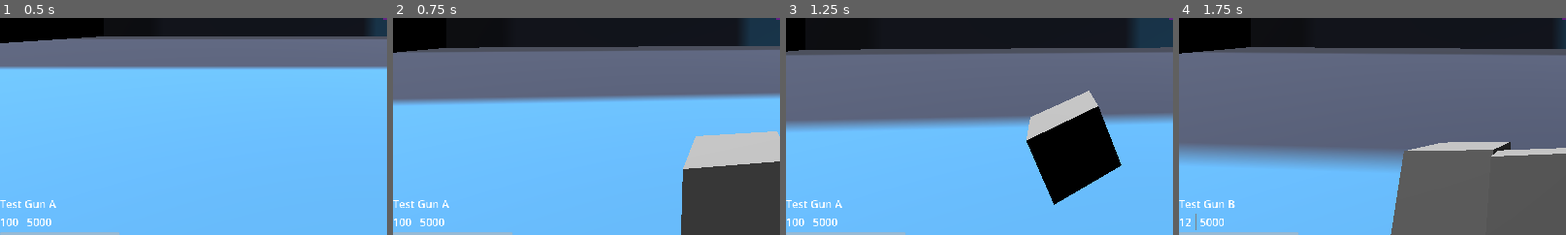
Above: before the commit, frames 1-4 (left to right).
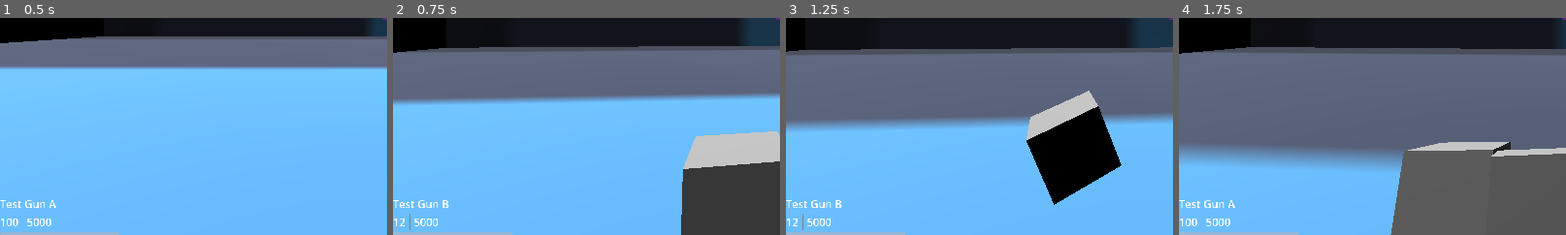
Above: after the commit, the same moments.

Repository: mabanana/FPS-Project-A
Game: Godot game, scene res://test_scene.tscn
Two runs of this game, one before a commit and one after it. Both use one fixed random seed, a clock stepped at 60 frames per second and the inputs below. The engine's default icon, where the game draws it, is replaced by a stand-in: a white triangle on a blue panel in a dark square.
Inputs (mouse positions are % of the whole screen's width and height, from its top left):
- Up to frame 1 (0.5 s): no input
- Up to frame 2 (0.75 s): tap Enter (ui_accept) at 0.5 s; move the mouse to (55, 50) at 0.52 s; hold Up (ui_up) from 0.53 s (still down); hold Q (drop_equip) from 0.53 s (still down)
- Up to frame 3 (1.25 s): keep holding Up (ui_up); keep holding Q (drop_equip); tap Enter (ui_accept) at 0.77 s; tap E (interact) at 0.8 s
- Up to frame 4 (1.75 s): keep holding Up (ui_up); move the mouse to (45, 50) at 1.27 s; release Q (drop_equip) at 1.28 s; tap E (interact) at 1.35 s; tap Enter (ui_accept) at 1.52 s; tap Q (drop_equip) at 1.55 s
The pictures show only the part of the screen within x 0-50%, y 50-100%; the shares and areas given below are measured in that part.

Frame 1 is identical in both runs. In frame 2, 0.2% of the frame differs, in the area x 1-15%, y 83-98%; in frame 3, 0.2%; in frame 4, 0.2%.

Commit message:
Move gun logic to gun_slot

Diff:
--- a/gun_slot.gd
+++ b/gun_slot.gd
@@ -41,14 +41,14 @@
 
 func finish_reload():
 	var new_mag = min(core.inventory.ammo, core.inventory.active_gun.metadata.mag_size)
-	set_ammo(core.inventory.ammo - new_mag + core.inventory.active_gun.mag_curr)
-	set_reload(false)
+	_set_ammo(core.inventory.ammo - new_mag + core.inventory.active_gun.mag_curr)
+	_set_reload(false)
 	_update_ammo(new_mag)
 
 func reload():
 	if not core.inventory.active_gun or core.inventory.active_gun.metadata.mag_size == core.inventory.active_gun.mag_curr:
 		return
-	set_reload(true)
+	_set_reload(true)
 	reload_cd = UNIT * core.inventory.active_gun.metadata.reload_time
 
 func shoot():
@@ -66,18 +66,25 @@
 		if result.collider.has_method("take_damage"):
 			result.collider.take_damage(core.inventory.active_gun.metadata.damage_floor, core.inventory.active_gun.metadata.damage_ceiling, character, result.position)
 
+func pickup_gun(gun):
+	_add_to_guns(gun)
+
 func drop_gun():
 	if not core.inventory.active_gun:
 		return
 	var new_dropped_gun = dropped_gun.instantiate()
 	new_dropped_gun.gun_model = core.inventory.active_gun
 	_remove_active_gun()
+	cycle_next_active_gun()
 	var throw_vector = inaccuratize_vector(-character.camera.get_global_transform().basis.z.normalized(), THROW_ACCURACY)
 	new_dropped_gun.position = character.position + throw_vector
 	new_dropped_gun.linear_velocity = throw_vector * THROW_FORCE / new_dropped_gun.mass
 	new_dropped_gun.angular_velocity = throw_vector.cross(Vector3.UP) * THROW_FORCE / new_dropped_gun.mass
 	scene_entities.add_child(new_dropped_gun)
-	set_reload(false)
+
+func cycle_next_active_gun():
+	_set_active_gun(core.inventory.active_gun_index + 1)
+	_set_reload(false)
 	shoot_cd = false
 	trigger = false
 
@@ -106,13 +113,13 @@
 
 # MARK: - Actions
 
-func _add_active_gun(gun_model: GunModel) -> void:
-	core.inventory.guns.insert(0, gun_model)
+func _add_to_guns(gun_model: GunModel) -> void:
+	core.inventory.guns.append(gun_model)
 	core_changed.emit()
 
 func _remove_active_gun() -> void:
-	core.inventory.guns.remove_at(0)
-	while core.inventory.active_gun_index > len(core.inventory.guns) - 1:
+	core.inventory.guns.remove_at(core.inventory.active_gun_index)
+	while core.inventory.active_gun_index > len(core.inventory.guns) - 1 and core.inventory.active_gun_index > 0:
 		core.inventory.active_gun_index -= 1
 	core_changed.emit()
 
@@ -120,11 +127,15 @@
 	core.inventory.active_gun.mag_curr = mag_curr
 	core_changed.emit()
 
-func set_reload(boo: bool = true):
+func _set_reload(boo: bool = true):
 	reloading = boo
 	core.player.reloading = boo
 	core_changed.emit()
 
-func set_ammo(new_ammo: int):
+func _set_ammo(new_ammo: int):
 	core.inventory.ammo = new_ammo
 	core_changed.emit()
+
+func _set_active_gun(index: int):
+	core.inventory.active_gun_index = index if index <= len(core.inventory.guns) - 1 and index >= 0 else 0
+	core_changed.emit()
--- a/player.gd
+++ b/player.gd
@@ -34,21 +34,13 @@
 		gun_slot.drop_gun()
 	elif event.is_action_pressed("interact"):
 		if object_in_view.has_method("on_interact"):
-			core.inventory.guns.append(object_in_view.on_interact())
-			core_changed.emit()
+			gun_slot.pickup_gun(object_in_view.on_interact())
 	elif event.is_action_pressed("cycle_inventory"):
-		# TODO: fix bug when cycle at 1 gun and then pick up, and then move logic to gun_slot
-		if core.inventory.active_gun_index >= len(core.inventory.guns) - 1:
-			core.inventory.active_gun_index = 0
-		else:
-			core.inventory.active_gun_index += 1
-		core_changed.emit()
-
+		gun_slot.cycle_next_active_gun()
 	if event.is_action_pressed("left_click"):
 		gun_slot.trigger = true
 	elif event.is_action_released("left_click"):
 		gun_slot.trigger = false
-
 
 func _physics_process(delta):
 	# Add the gravity.
